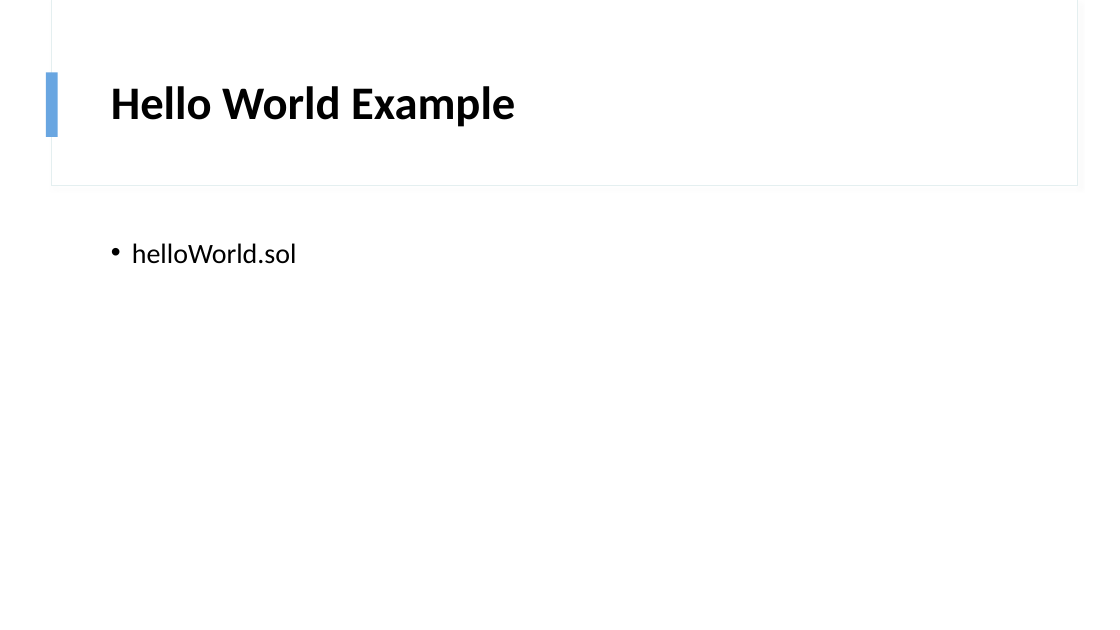
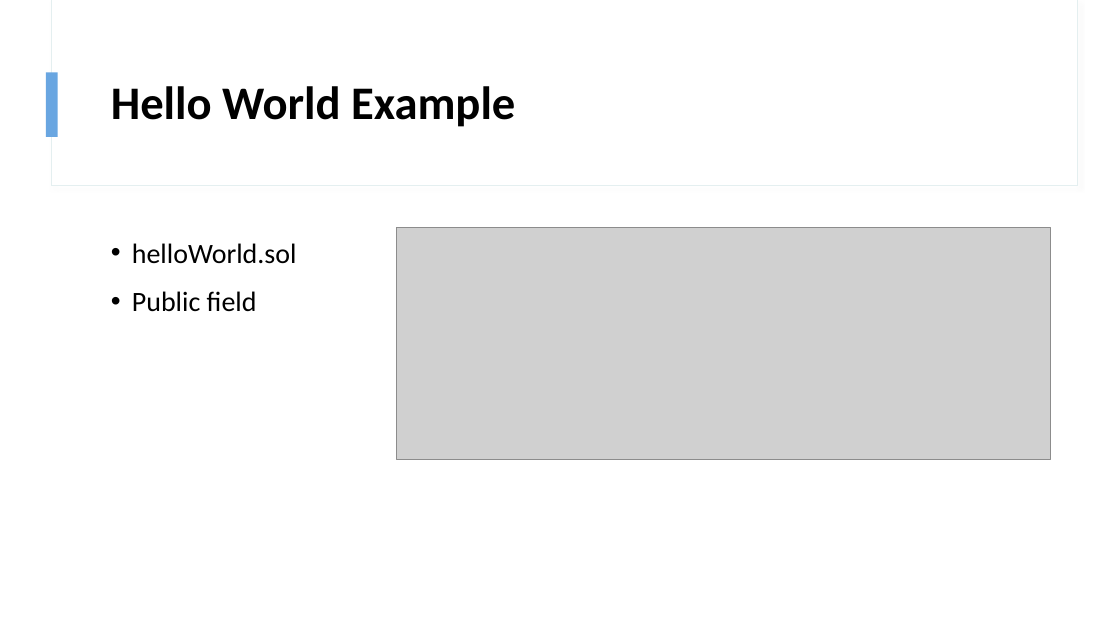
Before and after one commit to zmeghji/YourFirstERC20Token, a slide deck: slide 10 of Creating Your First ERC 20 Token!.pptx. Drawn at 1120x630 pixels with LibreOffice and Linux fonts; fonts in the diff are those of the drawing; grey boxes stand for pictures. Boxes give left, top, right and bottom in pixels: in the first picture for what was removed or moved away, otherwise in the second. Text is boxed around its words. In the diff, an @@ line names an element or a change of style, - is before the commit and + after.

Commit message:
added code examples +exercises

```diff
--- a/Creating Your First ERC 20 Token!.pptx
+++ b/Creating Your First ERC 20 Token!.pptx
@@ picture added at bbox=[397, 228, 1051, 460] @@
@@ text at bbox=[132, 291, 257, 312]: paragraph added @@
+• Public field
```
Also in this commit, not shown: 5 slides added, 1 slide removed, 6 other files.
